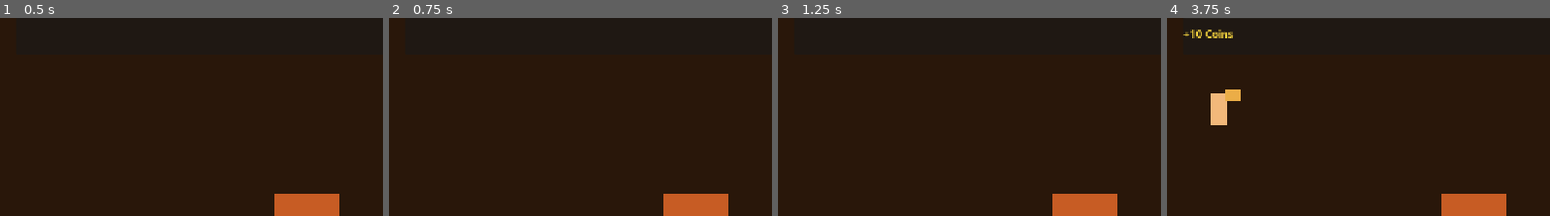
Above: before the commit, frames 1-4 (left to right).
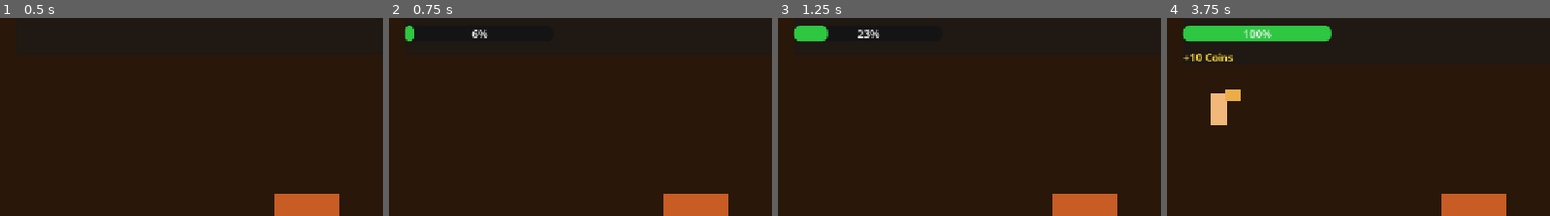
Above: after the commit, the same moments.

Repository: pyto159/ShawarmaEmpire
Game: Godot game, scene res://Scenes/Main.tscn
Two runs of this game, one before a commit and one after it. Both use one fixed random seed, a clock stepped at 60 frames per second and the inputs below.
Inputs:
- Up to frame 1 (0.5 s): no input
- Up to frame 2 (0.75 s): click "Prepare" at 0.5 s
- Up to frame 3 (1.25 s): no input
- Up to frame 4 (3.75 s): no input
The pictures show only the part of the screen within x 0-50%, y 21-71%; the shares and areas given below are measured in that part.

Frame 1 is identical in both runs. In frame 2, 0.3% of the frame differs, in the area x 4-26%, y 3-13%; in frame 3, 0.9%; in frame 4, 3.5%, in the area x 4-44%, y 3-22%.

Commit message:
Add cooking progress bar UI

Diff:
--- /dev/null
+++ b/shawarma-empire/Scenes/UI/CookingProgressBar.tscn
@@ -0,0 +1,28 @@
+[gd_scene load_steps=4 format=3 uid="uid://cookingprogressbar"]
+
+[ext_resource type="Script" path="res://Scripts/UI/CookingProgressBar.gd" id="1_cooking_progress_bar"]
+
+[sub_resource type="StyleBoxFlat" id="StyleBoxFlat_background"]
+bg_color = Color(0.08, 0.08, 0.08, 1)
+corner_radius_top_left = 9
+corner_radius_top_right = 9
+corner_radius_bottom_right = 9
+corner_radius_bottom_left = 9
+
+[sub_resource type="StyleBoxFlat" id="StyleBoxFlat_fill"]
+bg_color = Color(0.18, 0.78, 0.26, 1)
+corner_radius_top_left = 9
+corner_radius_top_right = 9
+corner_radius_bottom_right = 9
+corner_radius_bottom_left = 9
+
+[node name="CookingProgressBar" type="ProgressBar"]
+visible = false
+custom_minimum_size = Vector2(220, 18)
+layout_mode = 2
+size_flags_horizontal = 0
+max_value = 100.0
+show_percentage = true
+theme_override_styles/background = SubResource("StyleBoxFlat_background")
+theme_override_styles/fill = SubResource("StyleBoxFlat_fill")
+script = ExtResource("1_cooking_progress_bar")
--- a/shawarma-empire/Scenes/UI/GameHUD.tscn
+++ b/shawarma-empire/Scenes/UI/GameHUD.tscn
@@ -1,6 +1,7 @@
-[gd_scene load_steps=2 format=3 uid="uid://gamehud"]
+[gd_scene load_steps=3 format=3 uid="uid://gamehud"]
 
 [ext_resource type="Script" path="res://Scripts/UI/GameHUD.gd" id="1_game_hud"]
+[ext_resource type="PackedScene" path="res://Scenes/UI/CookingProgressBar.tscn" id="2_cooking_progress_bar"]
 
 [node name="GameHUD" type="MarginContainer"]
 anchors_preset = 10
@@ -33,6 +34,9 @@
 layout_mode = 2
 text = "Prepare"
 
+[node name="CookingProgressBar" parent="Panel/Content" instance=ExtResource("2_cooking_progress_bar")]
+unique_name_in_owner = true
+layout_mode = 2
 
 [node name="CoinFeedbackLabel" type="Label" parent="Panel/Content"]
 unique_name_in_owner = true
--- /dev/null
+++ b/shawarma-empire/Scripts/UI/CookingProgressBar.gd
@@ -0,0 +1,126 @@
+extends ProgressBar
+class_name CookingProgressBar
+
+const COMPLETE_PROGRESS_VALUE: float = 100.0
+const EMPTY_PROGRESS_VALUE: float = 0.0
+const PROGRESS_SCALE: float = 100.0
+const HIDE_DELAY_SECONDS: float = 0.25
+const MINIMUM_WIDTH: float = 220.0
+const MINIMUM_HEIGHT: float = 18.0
+
+@export var cooking_stand_path: NodePath
+
+var _cooking_stand: CookingStand
+var _hide_timer: Timer = Timer.new()
+
+
+func _ready() -> void:
+	custom_minimum_size = Vector2(MINIMUM_WIDTH, MINIMUM_HEIGHT)
+	min_value = EMPTY_PROGRESS_VALUE
+	max_value = COMPLETE_PROGRESS_VALUE
+	value = EMPTY_PROGRESS_VALUE
+	show_percentage = true
+	visible = false
+	_configure_hide_timer()
+	_resolve_configured_cooking_stand()
+	_connect_cooking_stand_signals()
+
+
+func _exit_tree() -> void:
+	_disconnect_cooking_stand_signals()
+
+
+func set_cooking_stand(cooking_stand: CookingStand) -> void:
+	if _cooking_stand == cooking_stand:
+		return
+
+	_disconnect_cooking_stand_signals()
+	_cooking_stand = cooking_stand
+	_connect_cooking_stand_signals()
+	_reset_display()
+
+
+func _configure_hide_timer() -> void:
+	_hide_timer.one_shot = true
+	_hide_timer.timeout.connect(_on_hide_timer_timeout)
+	add_child(_hide_timer)
+
+
+func _resolve_configured_cooking_stand() -> void:
+	if cooking_stand_path.is_empty():
+		return
+
+	var cooking_node: Node = get_node_or_null(cooking_stand_path)
+	if cooking_node is CookingStand:
+		_cooking_stand = cooking_node as CookingStand
+
+
+func _connect_cooking_stand_signals() -> void:
+	if _cooking_stand == null:
+		return
+
+	if not _cooking_stand.cooking_started.is_connected(_on_cooking_started):
+		_cooking_stand.cooking_started.connect(_on_cooking_started)
+
+	if not _cooking_stand.cooking_progress_changed.is_connected(_on_cooking_progress_changed):
+		_cooking_stand.cooking_progress_changed.connect(_on_cooking_progress_changed)
+
+	if not _cooking_stand.cooking_completed.is_connected(_on_cooking_completed):
+		_cooking_stand.cooking_completed.connect(_on_cooking_completed)
+
+	if not _cooking_stand.cooking_cancelled.is_connected(_on_cooking_cancelled):
+		_cooking_stand.cooking_cancelled.connect(_on_cooking_cancelled)
+
+
+func _disconnect_cooking_stand_signals() -> void:
+	if _cooking_stand == null:
+		return
+
+	if _cooking_stand.cooking_started.is_connected(_on_cooking_started):
+		_cooking_stand.cooking_started.disconnect(_on_cooking_started)
+
+	if _cooking_stand.cooking_progress_changed.is_connected(_on_cooking_progress_changed):
+		_cooking_stand.cooking_progress_changed.disconnect(_on_cooking_progress_changed)
+
+	if _cooking_stand.cooking_completed.is_connected(_on_cooking_completed):
+		_cooking_stand.cooking_completed.disconnect(_on_cooking_completed)
+
+	if _cooking_stand.cooking_cancelled.is_connected(_on_cooking_cancelled):
+		_cooking_stand.cooking_cancelled.disconnect(_on_cooking_cancelled)
+
+
+func _show_progress(progress: float) -> void:
+	_hide_timer.stop()
+	value = clampf(progress, 0.0, 1.0) * PROGRESS_SCALE
+	visible = true
+
+
+func _hide_after_delay() -> void:
+	value = COMPLETE_PROGRESS_VALUE
+	_hide_timer.start(HIDE_DELAY_SECONDS)
+
+
+func _reset_display() -> void:
+	_hide_timer.stop()
+	value = EMPTY_PROGRESS_VALUE
+	visible = false
+
+
+func _on_cooking_started(_order: Order) -> void:
+	_show_progress(0.0)
+
+
+func _on_cooking_progress_changed(_order: Order, _remaining_seconds: float, progress: float) -> void:
+	_show_progress(progress)
+
+
+func _on_cooking_completed(_order: Order) -> void:
+	_hide_after_delay()
+
+
+func _on_cooking_cancelled(_order: Order) -> void:
+	_reset_display()
+
+
+func _on_hide_timer_timeout() -> void:
+	_reset_display()
--- a/shawarma-empire/Scripts/UI/GameHUD.gd
+++ b/shawarma-empire/Scripts/UI/GameHUD.gd
@@ -21,6 +21,7 @@
 @onready var prepare_button: Button = %PrepareButton
 @onready var coin_feedback_label: Label = %CoinFeedbackLabel
 @onready var coin_feedback_timer: Timer = %CoinFeedbackTimer
+@onready var cooking_progress_bar: CookingProgressBar = %CookingProgressBar
 
 var _cooking_stand: CookingStand
 var _active_customer: Customer
@@ -33,6 +34,7 @@
 	GameManager.currency_changed.connect(_on_currency_changed)
 	_resolve_configured_nodes()
 	_connect_cooking_stand_signals()
+	cooking_progress_bar.set_cooking_stand(_cooking_stand)
 	_refresh_active_order()
 	_update_display()
 
@@ -53,6 +55,7 @@
 	_disconnect_cooking_stand_signals()
 	_cooking_stand = cooking_stand
 	_connect_cooking_stand_signals()
+	cooking_progress_bar.set_cooking_stand(_cooking_stand)
 	_update_display()
 
 
Not shown, changed: Docs/TECHNICAL.md
